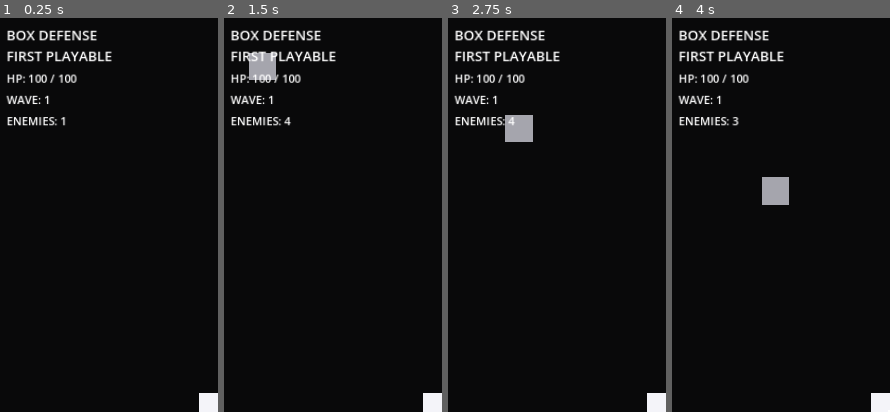
Above: before the commit, frames 1-4 (left to right).
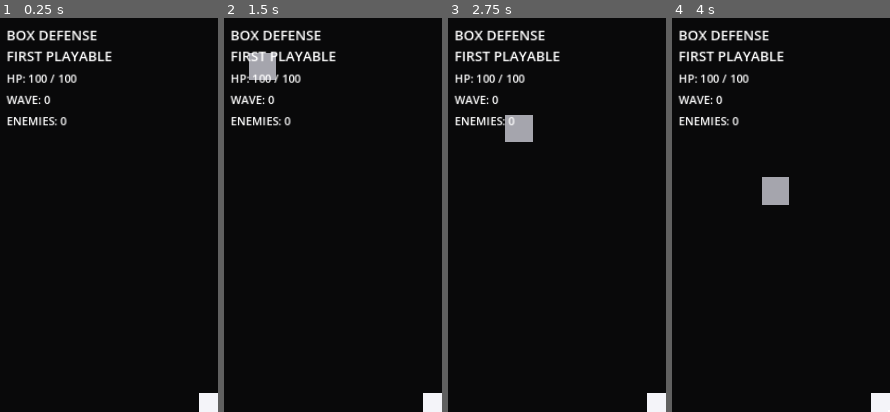
Above: after the commit, the same moments.

Repository: KevinRabbe/box-game-
Game: Godot game, scene res://scenes/game/game.tscn
The game is run twice, just before and just after one commit, with the same random seed, the same clock (stepped at 60 frames per second) and the same inputs.
Inputs:
- Up to frame 1 (0.25 s): no input
- Up to frame 2 (1.5 s): no input
- Up to frame 3 (2.75 s): no input
- Up to frame 4 (4 s): no input
The pictures show only the part of the screen within x 0-50%, y 0-50%; the shares and areas given below are measured in that part.

The runs differ from the first frame. In frame 1, 0.1% of the frame differs, in the area x 20-31%, y 19-28%; in frame 2, 0.1%; in frame 3, less than 0.1%; in frame 4, less than 0.1%.
Error after the commit: Invalid access to property or key 'coins_changed' on a base object of type 'null instance'. (res://scripts/game/game.gd:36)

Commit message:
Add coins and four run upgrades to game loop

Diff:
--- a/scripts/game/game.gd
+++ b/scripts/game/game.gd
@@ -3,14 +3,28 @@
 @onready var player_box = $PlayerBox
 @onready var player_health: HealthComponent = $PlayerBox/HealthComponent
 @onready var wave_manager: WaveManager = $WaveManager
-@onready var enemy_count_label: Label = $DebugHUD/EnemyCount
-@onready var health_label: Label = $DebugHUD/Health
-@onready var wave_label: Label = $DebugHUD/Wave
+@onready var enemy_spawner = $EnemySpawner
+@onready var economy: RunEconomy = $RunEconomy
+@onready var upgrade_manager: UpgradeManager = $UpgradeManager
+
+@onready var enemy_count_label: Label = $HUD/EnemyCount
+@onready var health_label: Label = $HUD/Health
+@onready var wave_label: Label = $HUD/Wave
+@onready var coins_label: Label = $HUD/Coins
+@onready var kills_label: Label = $HUD/Kills
+@onready var stats_label: Label = $HUD/Stats
+
+@onready var damage_button: Button = $HUD/UpgradePanel/DamageButton
+@onready var fire_rate_button: Button = $HUD/UpgradePanel/FireRateButton
+@onready var health_button: Button = $HUD/UpgradePanel/HealthButton
+@onready var range_button: Button = $HUD/UpgradePanel/RangeButton
+
 @onready var game_over_layer: CanvasLayer = $GameOver
 @onready var game_over_summary: Label = $GameOver/Overlay/Summary
 @onready var restart_button: Button = $GameOver/Overlay/RestartButton
 
 var _game_over := false
+var _boxes_destroyed: int = 0
 
 
 func _ready() -> void:
@@ -18,9 +32,21 @@
 	player_health.health_changed.connect(_on_player_health_changed)
 	player_box.died.connect(_on_player_died)
 	wave_manager.wave_started.connect(_on_wave_started)
+	enemy_spawner.enemy_spawned.connect(_on_enemy_spawned)
+	economy.coins_changed.connect(_on_coins_changed)
+	upgrade_manager.upgrades_changed.connect(_refresh_upgrade_ui)
+
+	damage_button.pressed.connect(_buy_damage)
+	fire_rate_button.pressed.connect(_buy_fire_rate)
+	health_button.pressed.connect(_buy_max_health)
+	range_button.pressed.connect(_buy_range)
 	restart_button.pressed.connect(_restart_game)
+
 	game_over_layer.visible = false
 	_on_player_health_changed(player_health.current_health, player_health.max_health)
+	_on_coins_changed(economy.coins)
+	_refresh_upgrade_ui()
+	_refresh_stats()
 
 
 func _process(_delta: float) -> void:
@@ -28,12 +54,86 @@
 	enemy_count_label.text = "ENEMIES: %d" % enemy_count
 
 
+func _on_enemy_spawned(enemy: Node2D) -> void:
+	if enemy.has_signal("defeated"):
+		enemy.connect("defeated", Callable(self, "_on_enemy_defeated"))
+
+
+func _on_enemy_defeated(coin_reward: int) -> void:
+	if _game_over:
+		return
+
+	_boxes_destroyed += 1
+	economy.add_coins(coin_reward)
+	kills_label.text = "DESTROYED: %d" % _boxes_destroyed
+	_refresh_upgrade_ui()
+
+
 func _on_player_health_changed(current_health: float, max_health: float) -> void:
 	health_label.text = "HP: %d / %d" % [roundi(current_health), roundi(max_health)]
+	_refresh_stats()
 
 
 func _on_wave_started(wave_number: int) -> void:
 	wave_label.text = "WAVE: %d" % wave_number
+
+
+func _on_coins_changed(coins: int) -> void:
+	coins_label.text = "COINS: %d" % coins
+	_refresh_upgrade_ui()
+
+
+func _buy_damage() -> void:
+	upgrade_manager.purchase(UpgradeManager.DAMAGE)
+	_refresh_after_purchase()
+
+
+func _buy_fire_rate() -> void:
+	upgrade_manager.purchase(UpgradeManager.FIRE_RATE)
+	_refresh_after_purchase()
+
+
+func _buy_max_health() -> void:
+	upgrade_manager.purchase(UpgradeManager.MAX_HEALTH)
+	_refresh_after_purchase()
+
+
+func _buy_range() -> void:
+	upgrade_manager.purchase(UpgradeManager.RANGE)
+	_refresh_after_purchase()
+
+
+func _refresh_after_purchase() -> void:
+	_refresh_upgrade_ui()
+	_refresh_stats()
+
+
+func _refresh_upgrade_ui() -> void:
+	if not is_instance_valid(upgrade_manager) or not is_instance_valid(economy):
+		return
+
+	_update_upgrade_button(damage_button, "DAMAGE", UpgradeManager.DAMAGE)
+	_update_upgrade_button(fire_rate_button, "FIRE RATE", UpgradeManager.FIRE_RATE)
+	_update_upgrade_button(health_button, "MAX HP", UpgradeManager.MAX_HEALTH)
+	_update_upgrade_button(range_button, "RANGE", UpgradeManager.RANGE)
+
+
+func _update_upgrade_button(button: Button, title: String, upgrade: StringName) -> void:
+	var level := upgrade_manager.get_level(upgrade)
+	var cost := upgrade_manager.get_cost(upgrade)
+	button.text = "%s  LV.%d\n%d COINS" % [title, level, cost]
+	button.disabled = _game_over or not economy.can_afford(cost)
+
+
+func _refresh_stats() -> void:
+	if not is_instance_valid(player_box):
+		return
+
+	stats_label.text = "DMG %.0f   RATE %.1f/s   RANGE %.0f" % [
+		player_box.get_damage(),
+		player_box.get_fire_rate(),
+		player_box.get_range(),
+	]
 
 
 func _on_player_died() -> void:
@@ -50,8 +150,13 @@
 	for projectile in $ProjectileContainer.get_children():
 		projectile.queue_free()
 
-	game_over_summary.text = "GAME OVER\nWAVE %d" % wave_manager.current_wave
+	game_over_summary.text = "GAME OVER\nWAVE %d\n%d BOXES DESTROYED\n%d COINS" % [
+		wave_manager.current_wave,
+		_boxes_destroyed,
+		economy.coins,
+	]
 	game_over_layer.visible = true
+	_refresh_upgrade_ui()
 
 
 func _restart_game() -> void:
